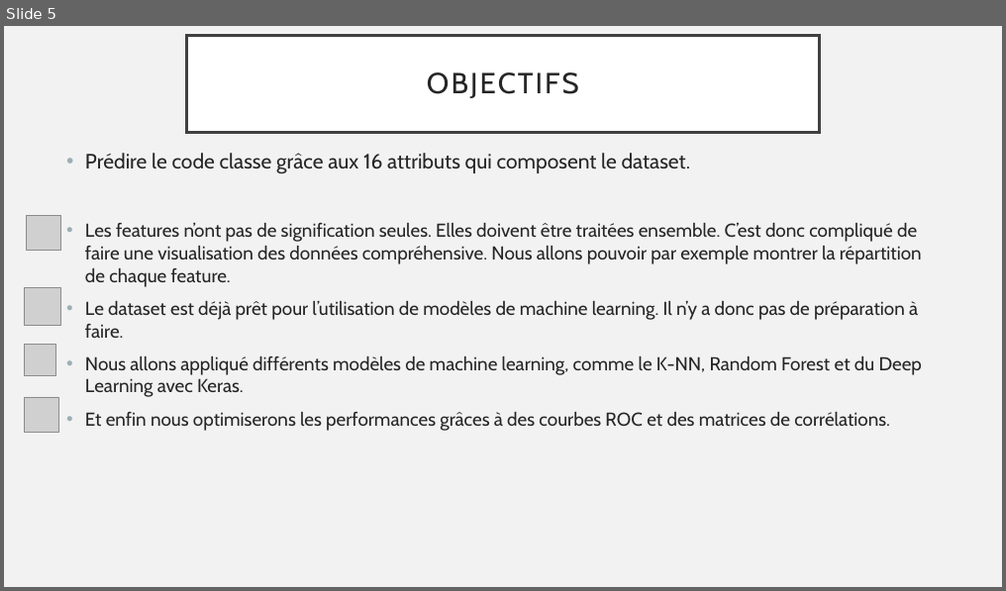
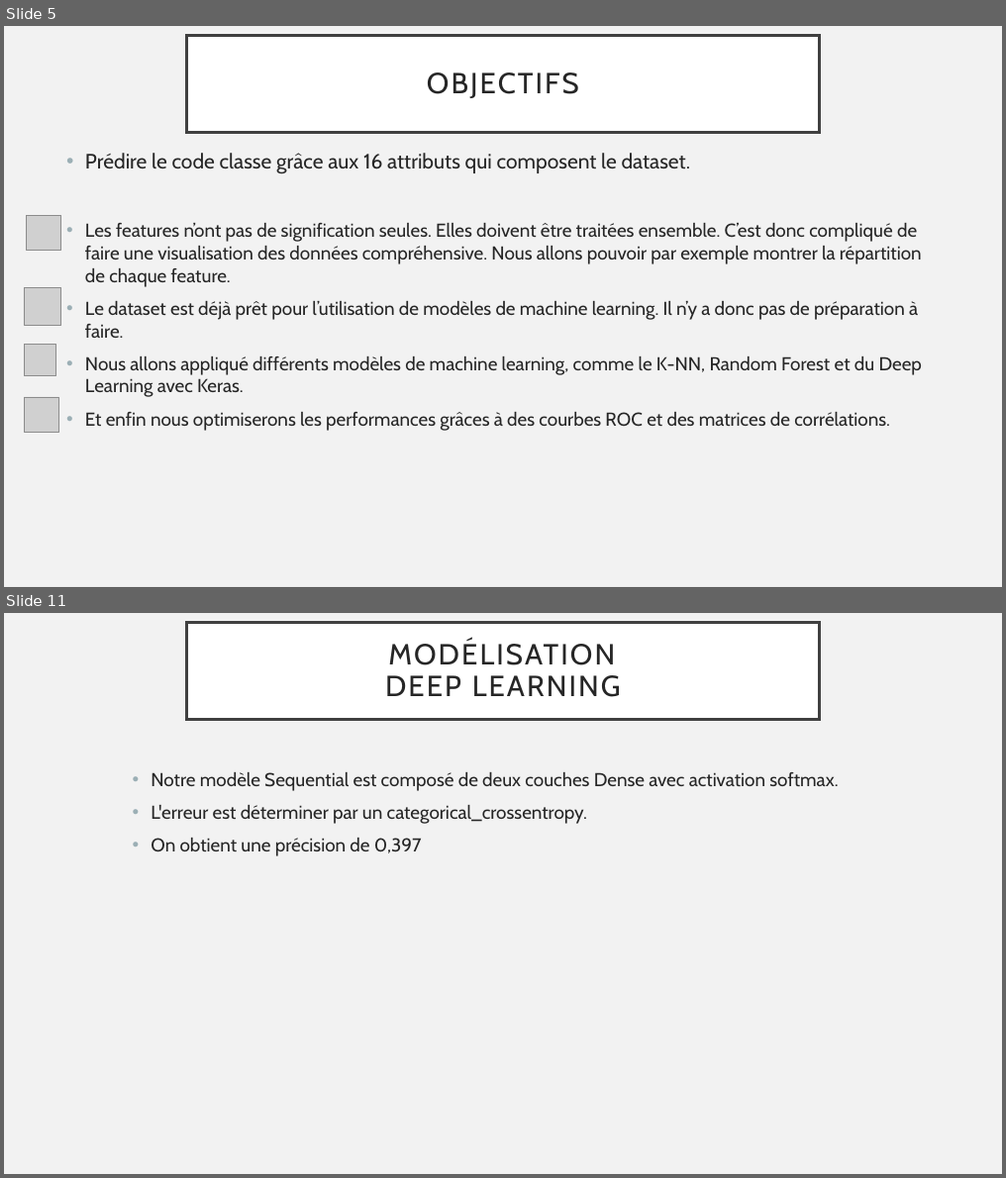
Before and after one commit to theofournier/python-for-data-analysis, a slide deck: Python for data analysis.pptx. Shown one above the other, each under a label of ours: slide 5 before the commit, slides 5 and 11 after it; the slides between them are not shown. The pictures are 1006x591 and 1006x1178 pixels, drawn with LibreOffice and Linux fonts; fonts in the diff are those of the drawing; grey boxes stand for pictures. Boxes give left, top, right and bottom in pixels: in the first picture for what was removed or moved away, otherwise in the second. Text is boxed around its words. In the diff, an @@ line names an element or a change of style, - is before the commit and + after.

```diff
--- a/Python for data analysis.pptx
+++ b/Python for data analysis.pptx
@@ slide 11 added at bbox=[4, 613, 1002, 1174], background #F2F2F2 @@
@@ title added at bbox=[187, 623, 819, 720], fill #FFFFFF, outline #404040 2.5 pt, 28 pt, text #262626 @@
+MODÉLISATION
+DEEP LEARNING
@@ text added at bbox=[151, 772, 838, 857], 18 pt, text #262626 @@
+• Notre modèle Sequential est composé de deux couches Dense avec activation softmax.
+• L'erreur est déterminer par un categorical_crossentropy.
+• On obtient une précision de 0,397
```
Also in this commit, not shown: 6 other slides added, 6 other files.
